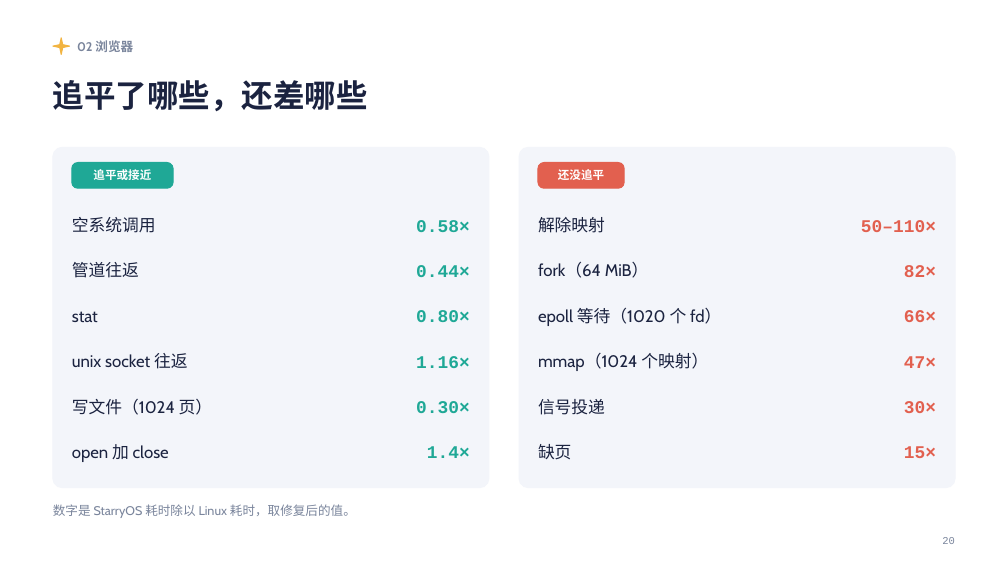
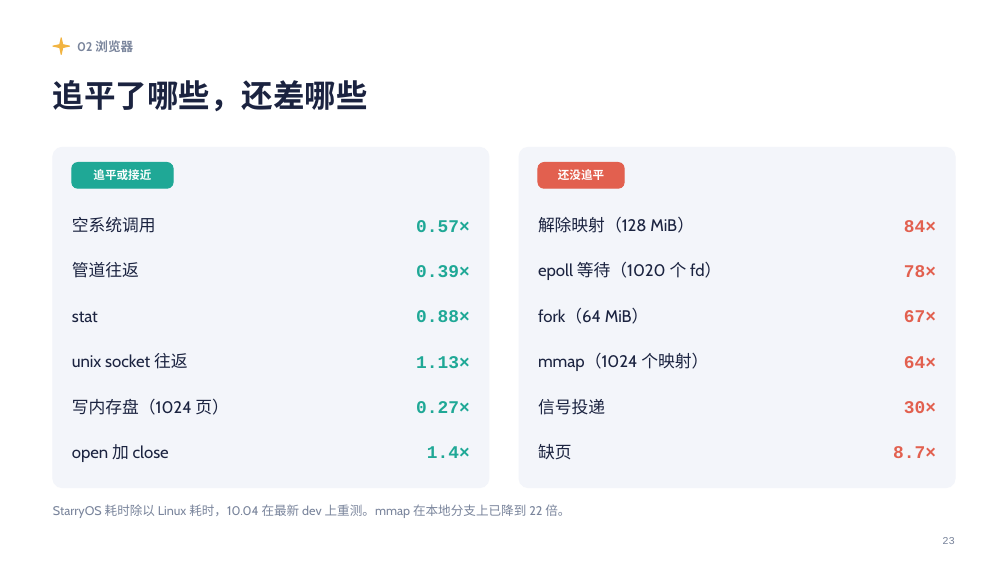
Before and after one commit to Lfan-ke/tgoskits, a slide deck: slide 23 of 实习总结.pptx (slide 20 before the commit). Drawn at 1008x567 pixels with LibreOffice and Linux fonts; fonts in the diff are those of the drawing. Boxes give left, top, right and bottom in pixels: in the first picture for what was removed or moved away, otherwise in the second. Text is boxed around its words. In the diff, an @@ line names an element or a change of style, - is before the commit and + after.

```diff
--- a/实习总结.pptx
+++ b/实习总结.pptx
@@ text at (x1=416, y1=220, x2=470, y2=232): text changed @@
-0.58×
+0.57×
@@ text at (x1=538, y1=217, x2=694, y2=233): text changed @@
-解除映射
+解除映射（128 MiB）
@@ text at (x1=904, y1=220, x2=936, y2=232): text changed @@
-50–110×
+84×
@@ text at (x1=416, y1=265, x2=470, y2=277): text changed @@
-0.44×
+0.39×
@@ text "epoll 等待（1020 个 fd）" moved from (x1=538, y1=308, x2=721, y2=326) to (x1=538, y1=262, x2=721, y2=280) @@
@@ text at (x1=904, y1=265, x2=936, y2=277): text changed @@
-82×
+78×
@@ text "fork（64 MiB）" moved from (x1=538, y1=263, x2=649, y2=278) to (x1=538, y1=308, x2=649, y2=324) @@
@@ text at (x1=904, y1=310, x2=936, y2=322): text changed @@
-66×
+67×
@@ text at (x1=416, y1=356, x2=470, y2=368): text changed @@
-1.16×
+1.13×
@@ text at (x1=904, y1=356, x2=936, y2=368): text changed @@
-47×
+64×
@@ text at (x1=72, y1=399, x2=229, y2=415): text changed @@
-写文件（1024 页）
+写内存盘（1024 页）
@@ text at (x1=416, y1=401, x2=470, y2=413): text changed @@
-0.30×
+0.27×
@@ text at (x1=893, y1=446, x2=936, y2=458): text changed @@
-15×
+8.7×
@@ text at (x1=53, y1=504, x2=570, y2=518): text changed @@
-数字是 StarryOS 耗时除以 Linux 耗时，取修复后的值。
+StarryOS 耗时除以 Linux 耗时，10.04 在最新 dev 上重测。mmap 在本地分支上已降到 22 倍。
```
Also in this commit, not shown: 24 other slides changed, 9 slides added.
